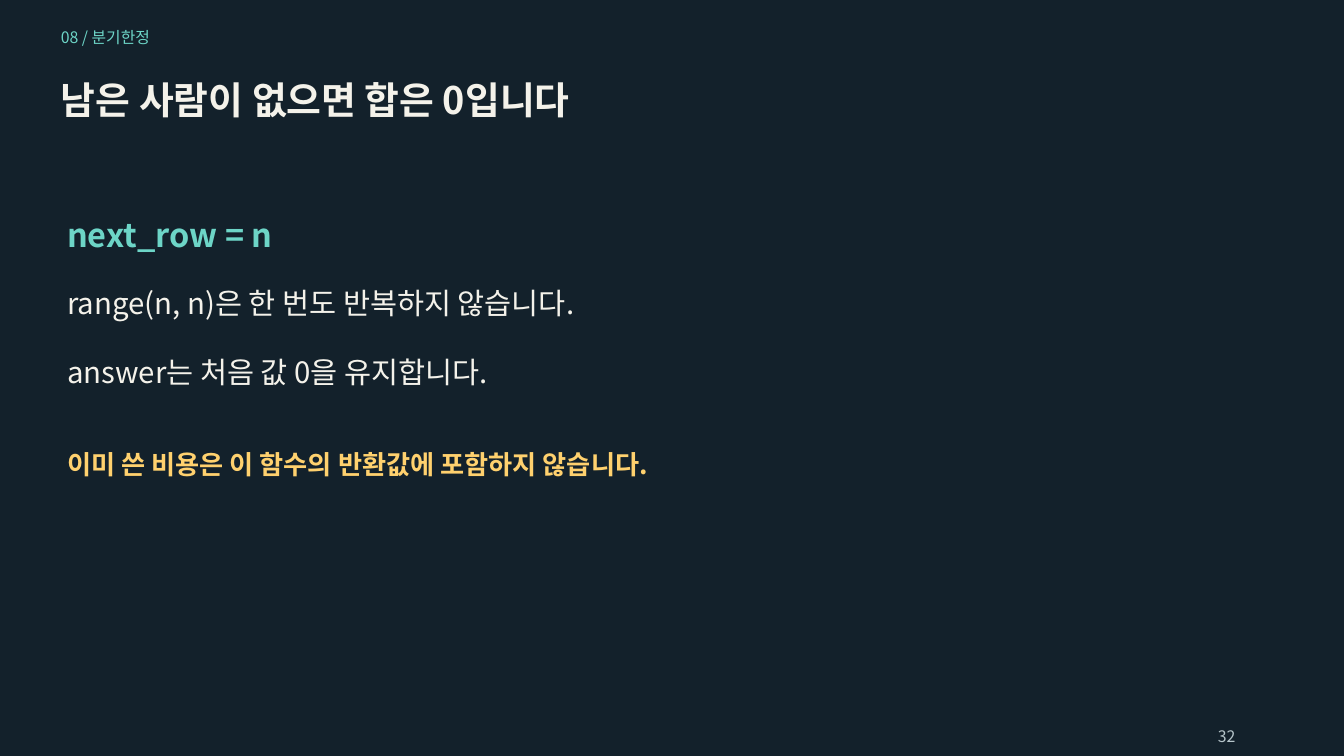
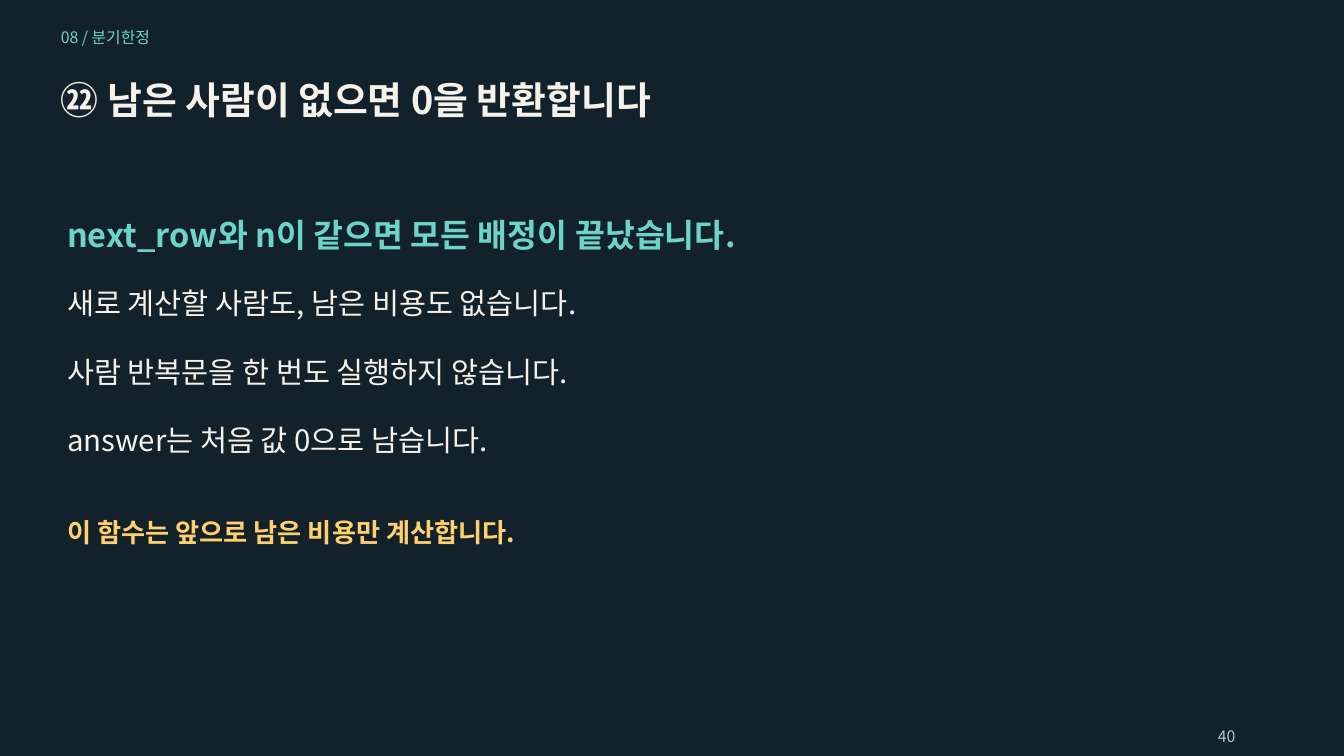
Before and after one commit to Sangdon-Park/Sangdon-Park.github.io, a slide deck: slide 40 of data/알고리즘/8장_분기한정_기법.pptx (slide 32 before the commit). Drawn at 1344x756 pixels with LibreOffice and Linux fonts; fonts in the diff are those of the drawing. Boxes give left, top, right and bottom in pixels: in the first picture for what was removed or moved away, otherwise in the second. Text is boxed around its words. In the diff, an @@ line names an element or a change of style, - is before the commit and + after.

```diff
--- a/data/알고리즘/8장_분기한정_기법.pptx
+++ b/data/알고리즘/8장_분기한정_기법.pptx
@@ text at [61,82,651,118]: text changed @@
-남은 사람이 없으면 합은 0입니다
+㉒ 남은 사람이 없으면 0을 반환합니다
@@ text at [67,219,736,252]: text changed @@
-next_row = n
+next_row와 n이 같으면 모든 배정이 끝났습니다.
@@ text added at [67,289,576,320], 21 pt, text #F4F2EA @@
+새로 계산할 사람도, 남은 비용도 없습니다.
@@ text at [67,358,568,386]: text changed @@
-range(n, n)은 한 번도 반복하지 않습니다.
+사람 반복문을 한 번도 실행하지 않습니다.
@@ text at [67,426,487,454]: text changed @@
-answer는 처음 값 0을 유지합니다.
+answer는 처음 값 0으로 남습니다.
@@ text removed at [67,452,648,477] @@
-이미 쓴 비용은 이 함수의 반환값에 포함하지 않습니다.
@@ text added at [67,520,515,545], 18.8 pt, text #FFD16E, bold @@
+이 함수는 앞으로 남은 비용만 계산합니다.
@@ text at [1218,730,1236,742]: text changed @@
-32
+40
```
Also in this commit, not shown: 53 other slides changed, 12 slides added, 3 slides removed, 4 other files.
